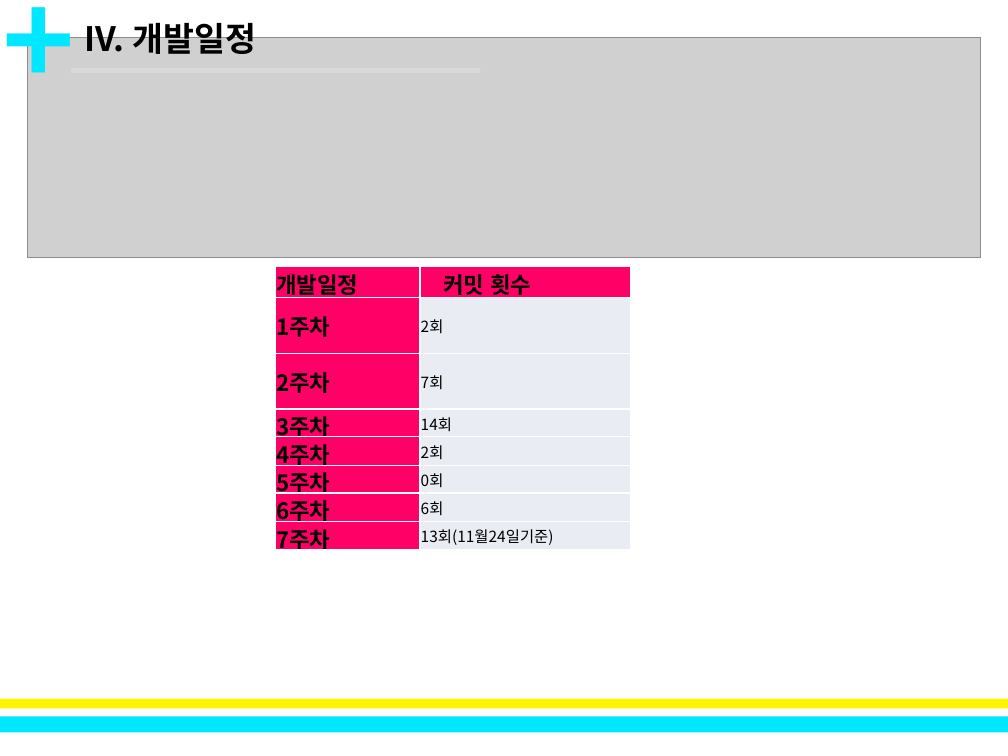
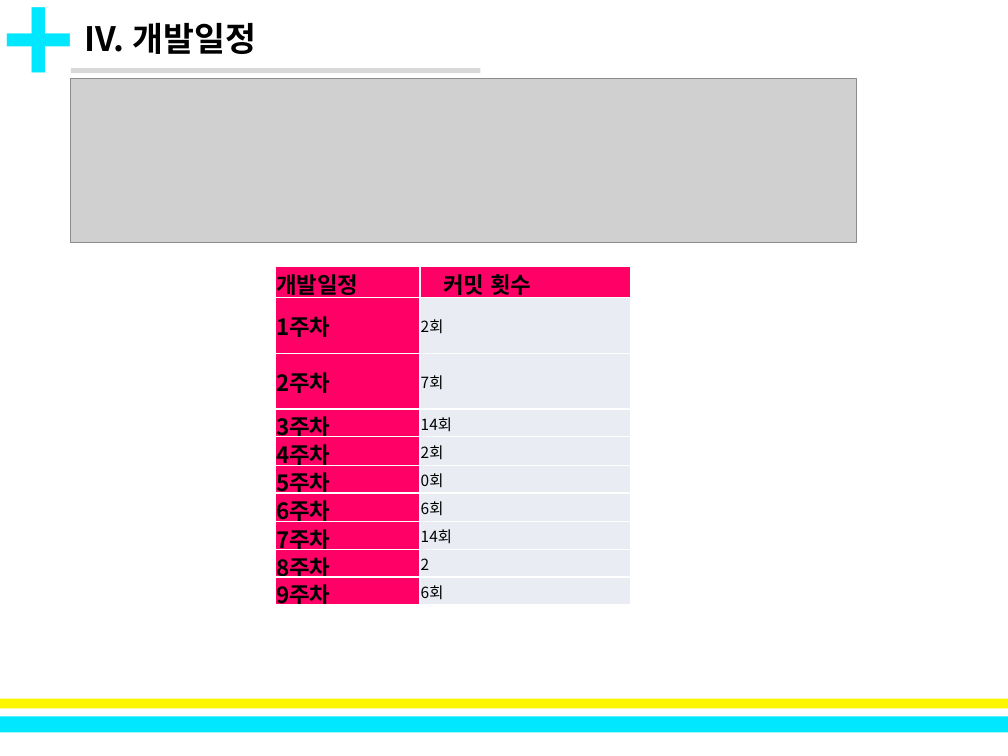
Before and after one commit to SuperHong94/2D_Game_Project-2018182041, a slide deck: slide 3 of 최종.pptx. Drawn at 1008x756 pixels with LibreOffice and Linux fonts; fonts in the diff are those of the drawing; grey boxes stand for pictures. Boxes give left, top, right and bottom in pixels: in the first picture for what was removed or moved away, otherwise in the second. Text is boxed around its words. In the diff, an @@ line names an element or a change of style, - is before the commit and + after.

```diff
--- a/최종.pptx
+++ b/최종.pptx
@@ picture: place and size @@
-picture at [27,37,981,257]
+picture at [71,79,856,242]
@@ table at [275,267,630,613] @@
-row 8: 7주차 | 13회(11월24일기준)
+row 8: 7주차 | 14회
+row 9: 8주차 | 2
+row 10: 9주차 | 6회
```
Also in this commit, not shown: 2 other slides changed.
